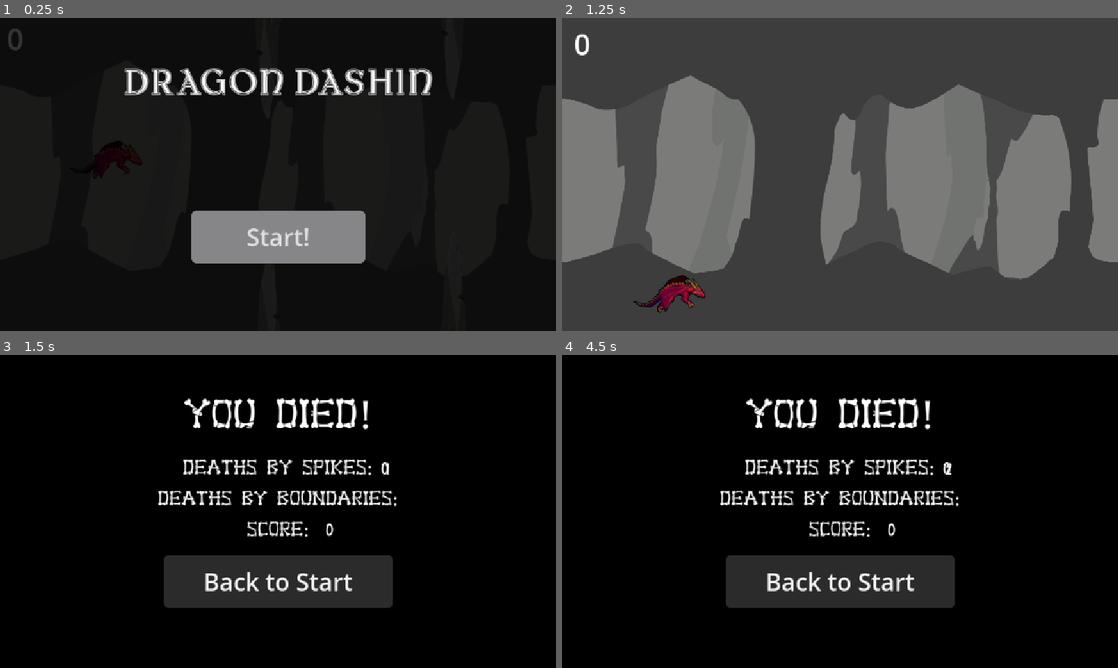
Above: before the commit, frames 1-4 (two rows, left to right).
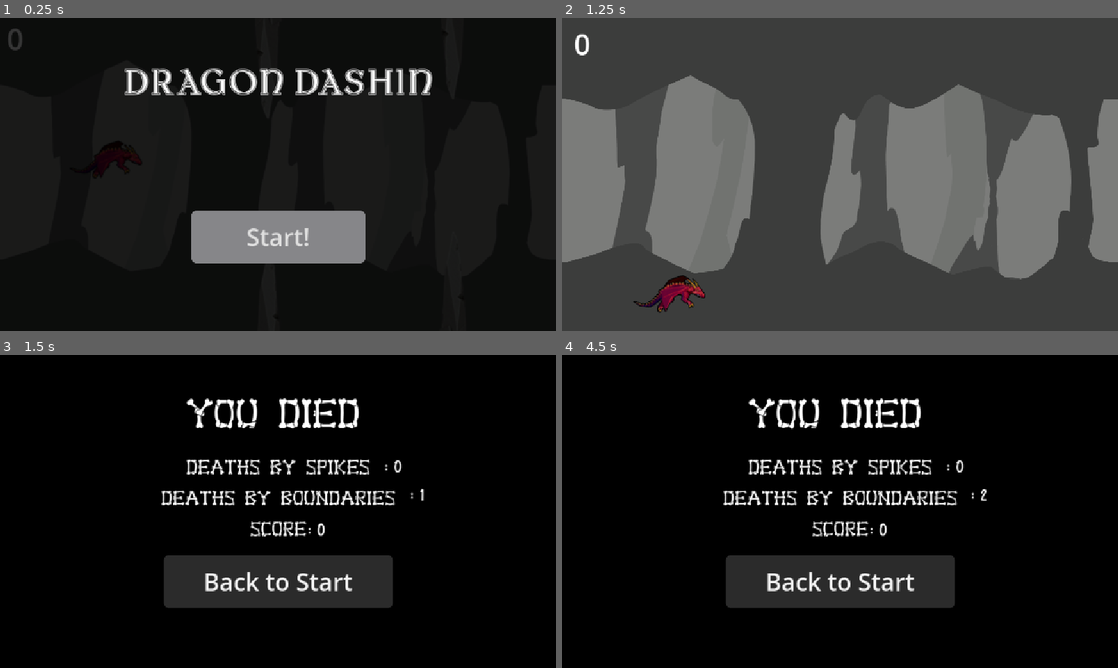
Above: after the commit, the same moments.

Repository: savagerunderscorelex/flappy-game
Game: Godot game, scene res://scenes/main_menu.tscn
Same seed, same stepped clock (60 frames per second), same inputs: the game is played once before the commit and once after it.
Inputs:
- Up to frame 1 (0.25 s): no input
- Up to frame 2 (1.25 s): click "Start!" at 0.5 s
- Up to frame 3 (1.5 s): tap Enter at 1.25 s
- Up to frame 4 (4.5 s): tap Space at 2 s; click "Back to Start" at 2.75 s; click "Start!" at 3.5 s

Frames 1-2 are identical in both runs. In frame 3, 4.5% of the frame differs, in the area x 28-77%, y 13-59%; in frame 4, 4.5%.

Commit message:
most likely final export: the special characters were the ones that didn't work, so I had to use a different font to make them appear and remove any special characters

Diff:
--- a/flappy-game/scenes/death_screen.tscn
+++ b/flappy-game/scenes/death_screen.tscn
@@ -70,7 +70,7 @@
 grow_vertical = 2
 theme_override_fonts/font = ExtResource("2_mqh5l")
 theme_override_font_sizes/font_size = 80
-text = "you died!"
+text = "you died"
 
 [node name="Deathsbyspikeslabel" type="Label" parent="."]
 layout_mode = 1
@@ -87,7 +87,7 @@
 grow_vertical = 2
 theme_override_fonts/font = ExtResource("2_mqh5l")
 theme_override_font_sizes/font_size = 40
-text = "deaths by spikes:"
+text = "deaths by spikes"
 horizontal_alignment = 1
 vertical_alignment = 1
 
@@ -106,7 +106,7 @@
 grow_vertical = 2
 theme_override_fonts/font = ExtResource("2_mqh5l")
 theme_override_font_sizes/font_size = 40
-text = "deaths by boundaries:"
+text = "deaths by boundaries"
 horizontal_alignment = 1
 vertical_alignment = 1
 
@@ -125,16 +125,16 @@
 grow_vertical = 2
 theme_override_fonts/font = ExtResource("2_mqh5l")
 theme_override_font_sizes/font_size = 40
-text = "score:"
+text = "score"
 horizontal_alignment = 1
 vertical_alignment = 1
 
 [node name="Deathsbyboundariesvar" type="RichTextLabel" parent="."]
 layout_mode = 0
-offset_left = 764.0
-offset_top = 205.0
-offset_right = 839.0
-offset_bottom = 266.0
+offset_left = 826.0
+offset_top = 259.0
+offset_right = 901.0
+offset_bottom = 320.0
 theme_override_fonts/normal_font = ExtResource("3_mqh5l")
 theme_override_font_sizes/normal_font_size = 40
 horizontal_alignment = 1
@@ -142,10 +142,10 @@
 
 [node name="Deathsbyspikesvar" type="RichTextLabel" parent="."]
 layout_mode = 0
-offset_left = 746.0
-offset_top = 197.0
-offset_right = 850.0
-offset_bottom = 273.0
+offset_left = 762.0
+offset_top = 193.0
+offset_right = 866.0
+offset_bottom = 269.0
 theme_override_fonts/normal_font = ExtResource("3_mqh5l")
 theme_override_font_sizes/normal_font_size = 40
 horizontal_alignment = 1
@@ -159,7 +159,6 @@
 offset_bottom = 404.0
 theme_override_fonts/normal_font = ExtResource("3_mqh5l")
 theme_override_font_sizes/normal_font_size = 40
-horizontal_alignment = 1
 vertical_alignment = 1
 
 [connection signal="pressed" from="Button" to="." method="_on_to_start_pressed"]
--- a/flappy-game/scripts/death_screen.gd
+++ b/flappy-game/scripts/death_screen.gd
@@ -4,6 +4,6 @@
 	get_tree().change_scene_to_file("res://scenes/main_menu.tscn")
 
 func _enter_tree() -> void:
-	$Deathsbyboundariesvar.text = "%s" %[str(Autoload.deathsByBoundaries)]
-	$Deathsbyspikesvar.text = "%s" %[str(Autoload.deathsBySpikes)]
-	$Scorevar.text = "%s" %[str(Autoload.score)]
+	$Deathsbyboundariesvar.text = ": %s" %[str(Autoload.deathsByBoundaries)]
+	$Deathsbyspikesvar.text = ": %s" %[str(Autoload.deathsBySpikes)]
+	$Scorevar.text = ": %s" %[str(Autoload.score)]
Not shown, changed: flappy-game/export_presets.cfg
Not shown, added: dragon-dashin-exporto-diez.zip
Not shown, changed: dragon-dashin-exporto-seis.zip
Not shown, added: dragon-dashin-exporto/flappy-game.apple-touch-icon.png
Not shown, added: dragon-dashin-exporto/flappy-game.audio.position.worklet.js
Not shown, added: dragon-dashin-exporto/flappy-game.audio.worklet.js
Not shown, added: dragon-dashin-exporto/flappy-game.icon.png
Not shown, added: dragon-dashin-exporto/flappy-game.js
Not shown, added: dragon-dashin-exporto/flappy-game.pck
Not shown, added: dragon-dashin-exporto/flappy-game.png
Not shown, changed: dragon-dashin-exporto/flappy-game.wasm
Not shown, removed: dragon-dashin-exporto/index.apple-touch-icon.png
(and 8 more such lines)
